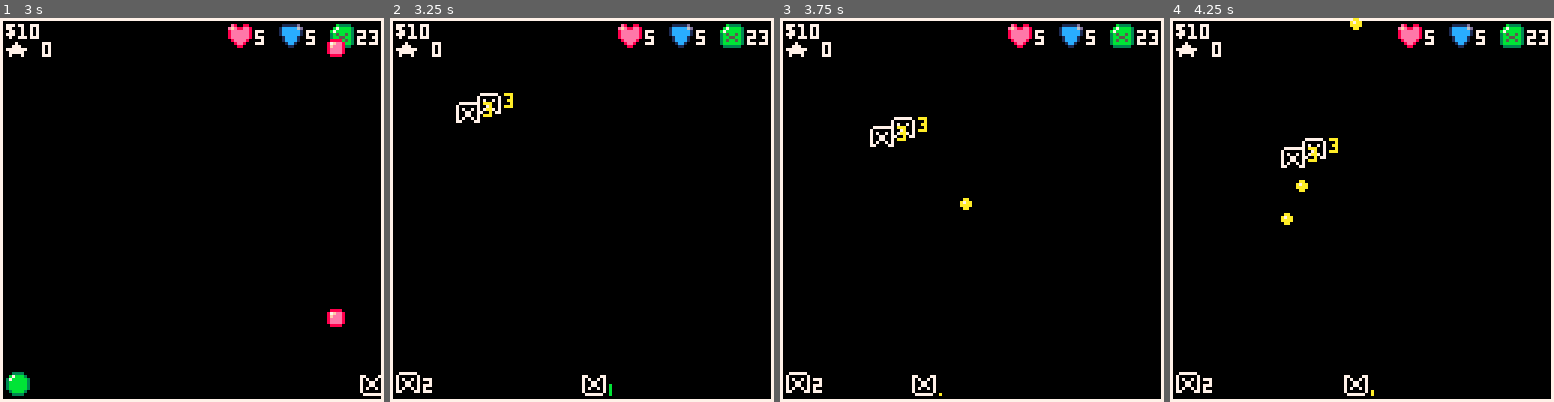
Above: before the commit, frames 1-4 (left to right).
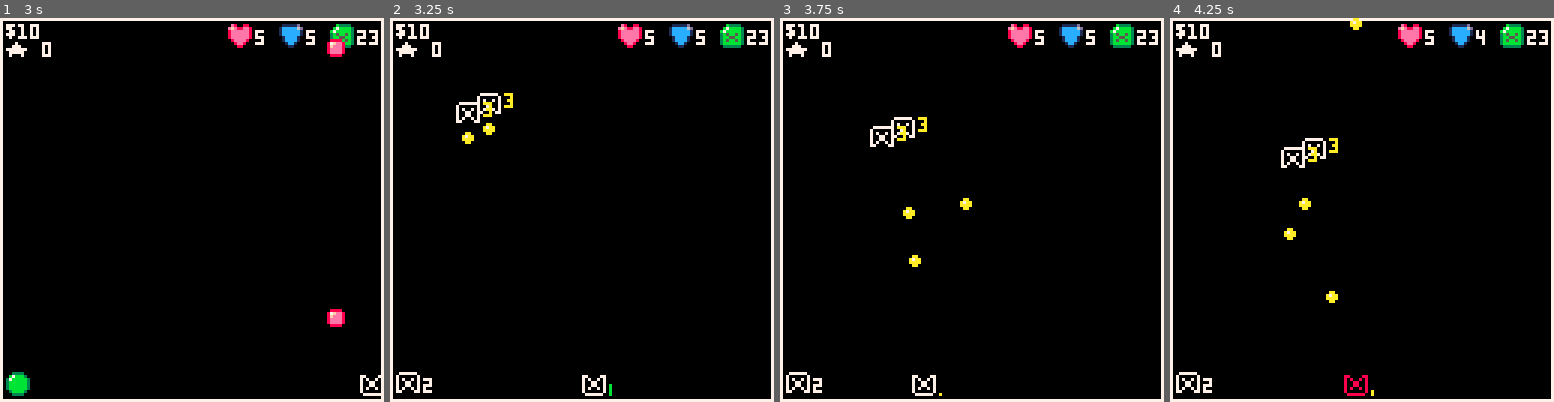
Above: after the commit, the same moments.

Repository: NinetiesPaul/Orion-s-Defender
Game: PICO-8 cartridge orionsdefender.p8
The game is run twice, just before and just after one commit, with the same random seed, the same clock (stepped at 60 frames per second) and the same inputs.
Inputs:
- Up to frame 1 (3 s): tap X (X key) at 0.33, 1.07, 1.85, 2.97 s; tap O (Z key) at 0.7, 1.7, 2.1, 2.5, 2.9 s; hold Right 1.6-2.1 s; hold Up 2.15-2.42 s; hold Right from 2.47 s (still down)
- Up to frame 2 (3.25 s): release Right at 3.03 s; hold Left from 3.08 s (still down)
- Up to frame 3 (3.75 s): tap O (Z key) at 3.3, 3.7 s; release Left at 3.58 s; hold Down from 3.63 s (still down)
- Up to frame 4 (4.25 s): release Down at 3.97 s; hold Right from 4.02 s (still down); tap X (X key) at 4.08 s; tap O (Z key) at 4.1 s

Frame 1 is identical in both runs. In frame 2, 0.1% of the frame differs, in the area x 18-28%, y 27-33%; in frame 3, 0.1%; in frame 4, 0.6%, in the area x 28-83%, y 3-99%.

Commit message:
added more sounds; refactored enemy bullet generation

Diff:
--- a/orionsdefender.p8
+++ b/orionsdefender.p8
@@ -59,6 +59,7 @@
 	bullet_cooldown = 0
 	bullet_cooldown_rate = 3
 	bullets = {}
+	warned = true
 	-- store variables
 	shop_selector_spr = {002,018,034}
 	shop_selector_y = 30
@@ -72,6 +73,7 @@
 	-- enemy variables
 	enemies = {}
 	enemy_bullets = {}
+	enemy_bullets_cdr = {60,45,30}
 end
 
 function _draw()
@@ -90,7 +92,7 @@
  if current_view == 2 then
   draw_ui()
   if (clock % 5 == 0 and ship_spr == 033) ship_spr = 017
-  if (clock % 30 == 0) create_enemy_bullet()
+  create_enemy_bullet()
 
   spr(ship_spr,ship_x,ship_y)
 
@@ -155,8 +157,10 @@
   if clock % 30 == 0 and bullet_cooldown != 0 then
  		bullet_cooldown -= 1
  	end
+ 	gun_ready()
  end
  if current_view == 3 then
+ 	warned = true
  	rewards()
 	end
 	if current_view == 4 then
@@ -190,6 +194,8 @@
   enemy.ly = enemy.y+rnd(30)+30
   enemy.move_forward = true
   enemy.health = 3 * difficulty
+  enemy.fire = true
+  enemy.cdr = enemy_bullets_cdr[flr(rnd(3)) + 1]
   dy = flr(rnd(4))  +1
   enemy.dy = dy
   add(enemies, enemy)
@@ -197,14 +203,12 @@
  end
 
  ship_x = 64
- for e in all(encounters) do
-  del(encounters,e)
- end
+ encounters = {}
 end
 
 function rewards()
 	if rewards_given == false then
-	 x = difficulty * flr(rnd(5)) + 1
+	 x = difficulty * (flr(rnd(5)) + 1)
 	 fuel += x
 	 r_fuel = x
 	 scraps_reward = x * 10
@@ -316,12 +320,19 @@
 	bar_color = (bullet_cooldown > 0) and 10 or 11
 
 	for i = pos, 0, -1 do
-	line(
-	ship_x+9,
-	ship_y+7,
-	ship_x+9,
-	ship_y+(7-i),
-	bar_color)
+		line(
+		ship_x+9,
+		ship_y+7,
+		ship_x+9,
+		ship_y+(7-i),
+		bar_color)
+	end
+end
+
+function gun_ready()
+	if bullet_cooldown == 0 and warned == false then
+	 sfx(03)
+	 warned = true
 	end
 end
 -->8
@@ -333,6 +344,8 @@
   bullet.x = ship_x
   bullet.y = ship_y - 8
   bullet_cooldown = bullet_cooldown_rate
+  warned = false
+  sfx(07)
   add(bullets, bullet)
  end
 end
@@ -351,11 +364,13 @@
      e.y <= b.y+6 then
    e.health -= bullet_damage
    e.spr = 032
+   sfx(04)
   	del(bullets,b)
 
    if (e.health <= 0) then
   	 del(enemies,e)
    	score += 100
+   	sfx(05)
   	end
 
   	if (count(enemies) == 0) current_view = views[3]
@@ -374,15 +389,21 @@
 
 function create_enemy_bullet(e)
  for e in all(enemies) do
-  local enemy_bullet = {}
-  enemy_bullet.damage = difficulty * 1
-  enemy_bullet.x = e.x
-  enemy_bullet.y = e.y+8
-  enemy_bullet.angle=atan2(ship_x - e.x, ship_y - e.y)
-  enemy_bullet.v = (flr(rnd(2)) + 1) * difficulty
-  enemy_bullet.dy = e.dy
-  add(enemy_bullets,enemy_bullet)
- end
+ 	if e.fire == true then
+ 		e.fire = false
+	  local enemy_bullet = {}
+	  enemy_bullet.damage = difficulty * 1
+	  enemy_bullet.x = e.x
+	  enemy_bullet.y = e.y+8
+	  enemy_bullet.angle=atan2(ship_x - e.x, ship_y - e.y)
+	  enemy_bullet.v = (flr(rnd(2)) + 1) + difficulty
+	  enemy_bullet.dy = e.dy
+	  sfx(08)
+	  add(enemy_bullets,enemy_bullet)
+	 else
+	 	if (clock % e.cdr == 0) e.fire = true
+	 end
+	end
 end
 
 function draw_enemy(e)
@@ -406,6 +427,7 @@
     eb.y <= ship_y+6 then
   del(enemy_bullets,eb)
   ship_spr = 033
+  sfx(06)
 
   if (armor == 0) health-=eb.damage
   if (armor > 0) then
Not shown, changed: the sound effects (__sfx__) section of orionsdefender.p8
